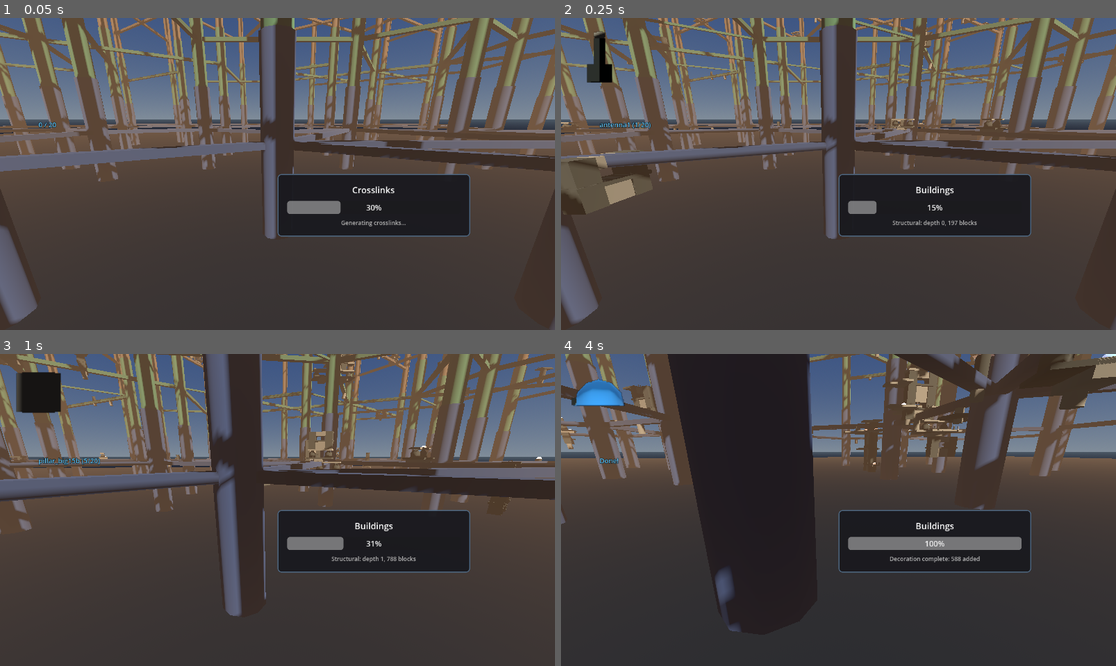
Above: before the commit, frames 1-4 (two rows, left to right).
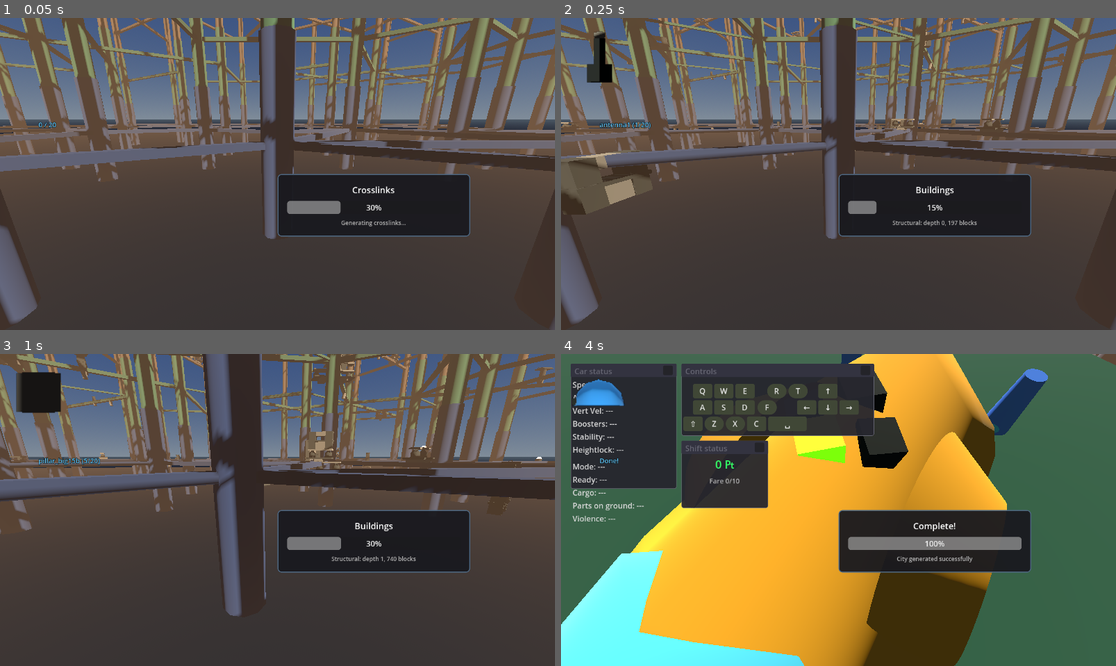
Above: after the commit, the same moments.

Repository: TaxiService/fcar
Game: Godot game, scene res://city/city_test.tscn
The game is run twice, just before and just after one commit, with the same random seed, the same clock (stepped at 60 frames per second) and the same inputs.
Inputs (mouse positions are in pixels of both pictures, inside the frame that each line leads up to):
- Up to frame 1 (0.05 s): no input
- Up to frame 2 (0.25 s): no input
- Up to frame 3 (1 s): tap Enter at 0.5 s; move the mouse to (305, 510) at 0.52 s; hold W (forward) from 0.53 s (still down); tap Shift (boost) at 0.6 s; click (305, 510) at 0.67 s; tap Space (jump) at 0.77 s
- Up to frame 4 (4 s): keep holding W (forward); move the mouse to (810, 510) at 1.27 s; tap R (confirm) at 1.35 s; tap Space (jump) at 1.52, 3.02, 3.77 s; move the mouse to (849, 503) at 2.02 s; tap C (crouch) at 2.1 s; move the mouse to (832, 516) at 2.77 s; tap V (toggle_auto_hover) at 2.85 s; click (832, 516) at 2.92 s; move the mouse to (877, 513) at 3.52 s; hold F (toggle_control_lock) from 3.53 s (still down)

Frame 1 is identical in both runs. In frame 2, less than 0.1% of the frame differs, in the area x 2-18%, y 5-45%; in frame 3, less than 0.1%; in frame 4, 88%, in the area x 0-100%, y 0-100%.

Commit message:
hospital doesnt ignore collision anymore, tweaks to volume_med meshes

Diff:
--- a/city/building/functional/hospital1x1.tscn
+++ b/city/building/functional/hospital1x1.tscn
@@ -45,7 +45,6 @@
 size_flags = 6
 is_socket = false
 rotation_mode = 1
-ignores_collision = true
 
 [node name="PointOfInterest" type="Node3D" parent="."]
 transform = Transform3D(1, 0, 0, 0, 1, 0, 0, 0, 1, 0, 2.5, 0)
--- a/city/building/volume_med.tscn
+++ b/city/building/volume_med.tscn
@@ -41,7 +41,7 @@
 
 [sub_resource type="BoxMesh" id="BoxMesh_qge6t"]
 material = ExtResource("4_ssnx1")
-size = Vector3(35, 14.99, 20)
+size = Vector3(35, 15.05, 20)
 
 [node name="FloorSmall5" type="StaticBody3D"]
 script = ExtResource("1_o06re")
